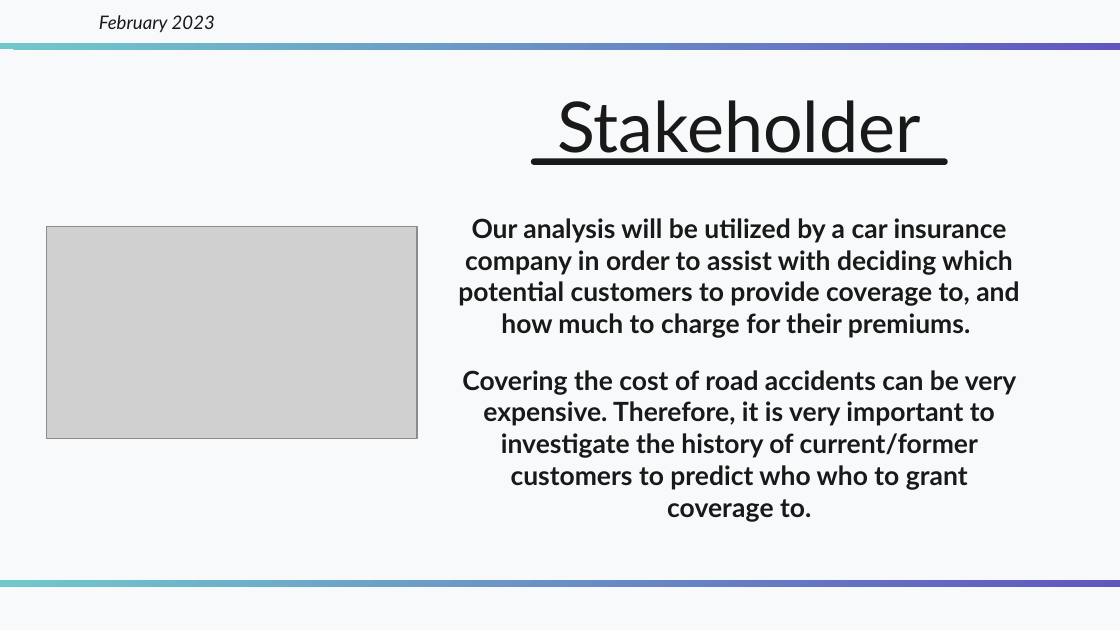
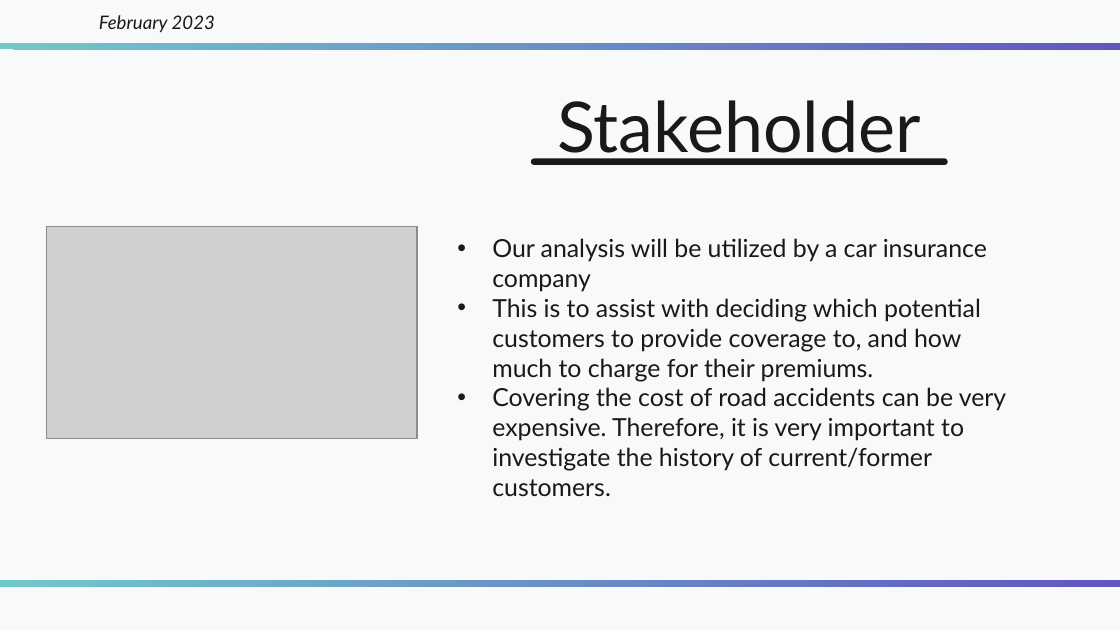
Before and after one commit to Numann-Malik/Auto-Insurance-Claims, a slide deck: slide 4 of Car Insurance - Numann Malik.pptx. Drawn at 1120x630 pixels with LibreOffice and Linux fonts; fonts in the diff are those of the drawing; grey boxes stand for pictures. Boxes give left, top, right and bottom in pixels: in the first picture for what was removed or moved away, otherwise in the second. Text is boxed around its words. In the diff, an @@ line names an element or a change of style, - is before the commit and + after.

```diff
--- a/Car Insurance - Numann Malik.pptx
+++ b/Car Insurance - Numann Malik.pptx
@@ subtitle at (492, 238, 1006, 496): text changed; size 17 to 16 pt; bold off @@
-Our analysis will be utilized by a car insurance company in order to assist with deciding which potential customers to provide coverage to, and how much to charge for their premiums.
-Covering the cost of road accidents can be very expensive. Therefore, it is very important to investigate the history of current/former customers to predict who who to grant coverage to.
+• Our analysis will be utilized by a car insurance company
+• This is to assist with deciding which potential customers to provide coverage to, and how much to charge for their premiums.
+• Covering the cost of road accidents can be very expensive. Therefore, it is very important to investigate the history of current/former customers.
```
Also in this commit, not shown: 6 other slides changed, 1 other file.
